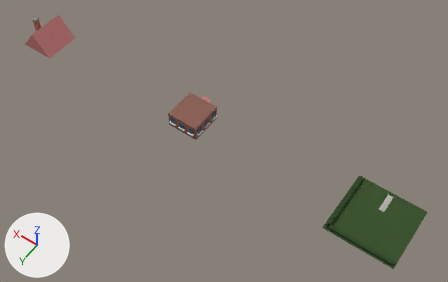
Renders of the Blender file objects/VanillaReplacements/Building/BLDHOUS9/OG_BLDHOUS9.blend from each side of a commit.
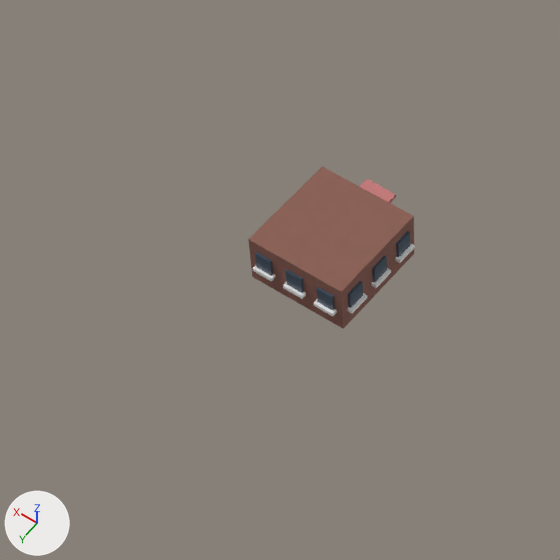
The first picture shows the older version from a 50 mm camera at (-8.6, 47.5, 73.3) aimed at (24.8, 0.7, -0.4). The close-ups show the older and then the newer version on the part from 21% to 58% of the width and 15% to 74% of the height of that picture. Only the edits that show in the close-ups are written down. Every picture has the same lights, and +X, +Y and +Z are marked at lower left.

The older version as bpy lines, for what is in view:
```python
ob_cube_004 = bpy.data.objects.new('Cube.004', me_cube_004)
ob_cube_004.parent = ob_part1
ob_cube_004.location = (0.0, 0.512, 1.297)
ob_cube_009 = bpy.data.objects.new('Cube.009', me_cube_009)
ob_cube_009.parent = ob_part1
ob_cube_009.location = (-1.706, 3.235, 1.556)
ob_cube_010 = bpy.data.objects.new('Cube.010', me_cube_010)
ob_cube_010.parent = ob_part1
ob_cube_010.location = (-1.706, 3.308, 1.009)
ob_cube_012 = bpy.data.objects.new('Cube.012', me_cube_012)
ob_cube_012.parent = ob_part1
ob_cube_012.location = (0.0, 3.308, 1.009)
ob_cube_014 = bpy.data.objects.new('Cube.014', me_cube_014)
ob_cube_014.parent = ob_part1
ob_cube_014.location = (1.706, 3.308, 1.009)
ob_cube_016 = bpy.data.objects.new('Cube.016', me_cube_016)
ob_cube_016.parent = ob_part1
ob_cube_016.location = (-2.694, -1.262, 1.009)
ob_cube_018 = bpy.data.objects.new('Cube.018', me_cube_018)
ob_cube_018.parent = ob_part1
ob_cube_018.location = (-2.694, 0.512, 1.009)
ob_cube_020 = bpy.data.objects.new('Cube.020', me_cube_020)
ob_cube_020.parent = ob_part1
ob_cube_020.location = (-2.694, 2.286, 1.009)
```
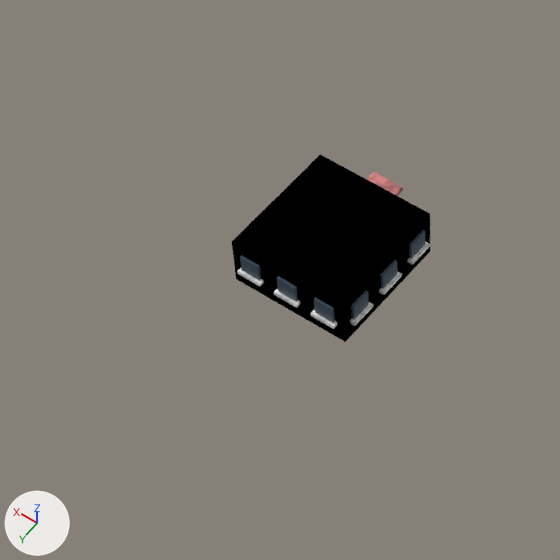
Where the newer file only moved an object's origin or applied its transform, the numbers keep the older frame.

Changed parts and their boxes [x1, y1, x2, y2] in the close-ups (560 x 560 px):
'Cube.004', surface changed, rescaled (brown to black, 19% wider, 15% taller): before [248, 167, 414, 329]; after [232, 155, 430, 342]
'Cube.028', moved: before [359, 179, 396, 203]; after [367, 172, 403, 196]
'Cube.013', moved: before [255, 252, 273, 276]; after [240, 256, 261, 281]
'Cube.011', moved: before [286, 269, 304, 293]; after [277, 276, 298, 301]
'Cube.009', moved: before [317, 287, 335, 310]; after [314, 297, 335, 323]
'Cube.019', moved: before [348, 281, 363, 308]; after [351, 290, 369, 320]
'Cube.017', moved: before [372, 256, 387, 282]; after [380, 260, 397, 289]
'Cube.015', moved: before [396, 231, 410, 257]; after [409, 230, 425, 259]
'Cube.010', surface changed, moved: before [314, 300, 337, 316]; after [310, 310, 338, 329]
'Cube.012', surface changed, moved: before [283, 282, 306, 299]; after [273, 288, 300, 308]
'Cube.020', surface changed, moved: before [347, 293, 367, 314]; after [350, 302, 373, 326]
'Cube.018', surface changed, moved: before [371, 268, 391, 288]; after [379, 271, 402, 295]
'Cube.014', surface changed, moved: before [253, 265, 275, 281]; after [237, 268, 264, 286]
'Cube.016', surface changed, moved: before [395, 243, 415, 263]; after [408, 241, 430, 265]

Diff of the bpy script that builds the scene:
```diff
--- a/objects/VanillaReplacements/Building/BLDHOUS9/OG_BLDHOUS9.blend.py
+++ b/objects/VanillaReplacements/Building/BLDHOUS9/OG_BLDHOUS9.blend.py
@@ mat_darkbrick_darkbrick @@
 mat_darkbrick_darkbrick = bpy.data.materials.new('Darkbrick darkbrick')
-# nodes: BsdfPrincipled, MixRGB, OutputMaterial, TexNoise, ValToRGB
-# colours: brown #906155, light grey #cbcbcb, white #ffffff
+# nodes: BsdfPrincipled, MixRGB x2, OutputMaterial, TexBrick, TexCoord x2, TexNoise x2, ValToRGB x2
+# colours: brown #906155, brown #81564b, grey #959089, light grey #c8c8c8, white #ffffff, white #e9e9e9
@@ mat_white_white @@
 mat_white_white = bpy.data.materials.new('White white')
-# nodes: BsdfPrincipled, OutputMaterial
-# colours: white #ededed
+# nodes: BsdfPrincipled, MixRGB x2, OutputMaterial, TexCoord, TexNoise x2, ValToRGB x2
+# colours: light grey #c8c8c8, white #ffffff, white #ededed, white #e9e9e9
@@ me_cube_004 @@
 # used by ob_cube_004; parent = ob_part1; location = (0.0, 0.512, 1.297)
-me_cube_004.from_pydata(...)  # 8 vertices, 6 faces; spans x -2.56..2.56, y -2.66..2.66, z -1.3..1.3
+me_cube_004.from_pydata(...)  # 8 vertices, 6 faces; spans x -3.07..3.07, y -3.19..3.19, z -1.3..1.3
+# me_cube_004 part 1: the whole mesh is scaled about its middle by (1.2, 1.2, 1)
 me_cube_004.materials.append(mat_darkbrick_darkbrick)
@@ ob_cube_009 @@
 ob_cube_009.parent = ob_part1
-ob_cube_009.location = (-1.706, 3.235, 1.556)
+ob_cube_009.location = (-2.047, 3.767, 1.556)
@@ ob_cube_010 @@
 ob_cube_010.parent = ob_part1
-ob_cube_010.location = (-1.706, 3.308, 1.009)
+ob_cube_010.location = (-2.047, 3.841, 1.009)
@@ ob_cube_011 @@
 ob_cube_011.parent = ob_part1
-ob_cube_011.location = (0.0, 3.235, 1.556)
+ob_cube_011.location = (0.0, 3.767, 1.556)
@@ ob_cube_012 @@
 ob_cube_012.parent = ob_part1
-ob_cube_012.location = (0.0, 3.308, 1.009)
+ob_cube_012.location = (0.0, 3.841, 1.009)
@@ ob_cube_013 @@
 ob_cube_013.parent = ob_part1
-ob_cube_013.location = (1.706, 3.235, 1.556)
+ob_cube_013.location = (2.047, 3.767, 1.556)
@@ ob_cube_014 @@
 ob_cube_014.parent = ob_part1
-ob_cube_014.location = (1.706, 3.308, 1.009)
+ob_cube_014.location = (2.047, 3.841, 1.009)
@@ ob_cube_015 @@
 ob_cube_015.parent = ob_part1
-ob_cube_015.location = (-2.62, -1.262, 1.556)
+ob_cube_015.location = (-3.132, -1.617, 1.556)
@@ ob_cube_016 @@
 ob_cube_016.parent = ob_part1
-ob_cube_016.location = (-2.694, -1.262, 1.009)
+ob_cube_016.location = (-3.206, -1.617, 1.009)
@@ ob_cube_017 @@
 ob_cube_017.parent = ob_part1
-ob_cube_017.location = (-2.62, 0.512, 1.556)
+ob_cube_017.location = (-3.132, 0.512, 1.556)
@@ ob_cube_018 @@
 ob_cube_018.parent = ob_part1
-ob_cube_018.location = (-2.694, 0.512, 1.009)
+ob_cube_018.location = (-3.206, 0.512, 1.009)
@@ ob_cube_019 @@
 ob_cube_019.parent = ob_part1
-ob_cube_019.location = (-2.62, 2.286, 1.556)
+ob_cube_019.location = (-3.132, 2.641, 1.556)
@@ ob_cube_020 @@
 ob_cube_020.parent = ob_part1
-ob_cube_020.location = (-2.694, 2.286, 1.009)
+ob_cube_020.location = (-3.206, 2.641, 1.009)
@@ ob_cube_028 @@
 ob_cube_028.parent = ob_part1
-ob_cube_028.location = (0.0, -2.661, 1.867)
+ob_cube_028.location = (0.0, -3.194, 1.867)
```
